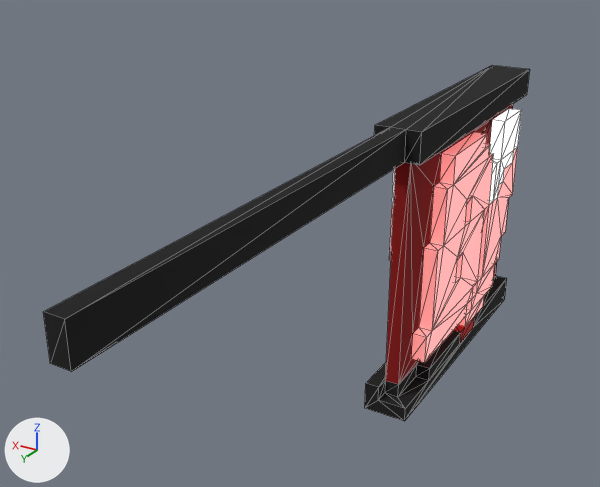
An edit to the glTF model public/buildings/smallSign/bjSign.glb, drawn before and after from the same camera.
Camera for both pictures: a 50 mm lens placed at (0.79, 1.67, 12.41), pointed at (3.18, -2.3, 10.42). The lights are fixed; the arrows at lower left show +X, +Y and +Z. Mesh edges are drawn as thin lines. Where no turn or scale is listed for an object, it has been applied to the vertices. Vertices at the same position are counted once.

Names of what the first picture shows: 'ObjObject'.
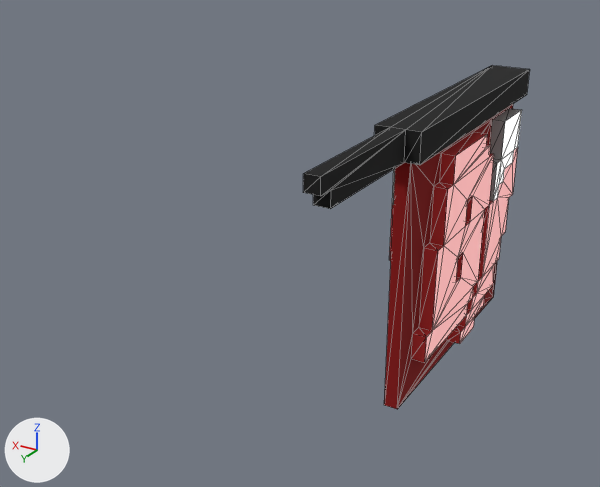
The newer file is also turned or shifted as a whole; pictures and numbers use the older file's frame.

What changed in the scene script:
```text
Change me_objobject:
    used by ob_objobject; location = (0.0, 0.0, 0.0)
    remove me_objobject.from_pydata(...)  # 255 vertices, 522 faces; spans x 2.6..2.9, y -4.8..0.0, z 9.1..11.1
    add me_objobject.from_pydata(...)  # 244 vertices, 500 faces; spans x 2.6..2.9, y -4.8..-1.7, z 9.1..11.1
    me_objobject part 1
    29 vertices are removed from x 2.6..2.9, y -4.8..0.0, z 9.1..11.1
    97 faces are deleted
    18 vertices are added at x 2.7..2.8, y -4.8..-1.7, z 9.1..11.1
    75 new faces join them, mat_palette (picture img_travel_agency_sign)
    me_objobject part 2: 6 faces spanning x 2.6..2.9, y -4.0..-3.7, z 9.2..9.3 switch from mat_palette (picture img_travel_agency_sign) to mat_merah (white #ffffff)
    me_objobject part 3: 180 faces spanning x 2.6..2.9, y -4.7..-3.0, z 9.3..10.8 switch from mat_merah (white #ffffff) to mat_palette (picture img_travel_agency_sign)
    me_objobject part 4: 20 faces spanning x 2.6..2.9, y -4.7..-3.0, z 10.2..10.8 switch from mat_putih (white #ffffff) to mat_palette (picture img_travel_agency_sign)
```

Pixel boxes (x1, y1, x2, y2) of what changed, in the pictures (600 x 487 px; the box of a moved part takes in the faces that stretch with it):
'ObjObject', reshaped (53% narrower)
    before: (43, 65, 530, 421)
    after: (303, 65, 530, 409)
part 1 of me_objobject, moved or reshaped
    before: (43, 104, 513, 421)
    after: (303, 104, 513, 409)
part 2 of me_objobject, recoloured
    both: (460, 317, 474, 343)
part 3 of me_objobject, recoloured (pink to red)
    both: (390, 132, 493, 362)
part 4 of me_objobject, recoloured (white to grey)
    both: (392, 108, 521, 205)
